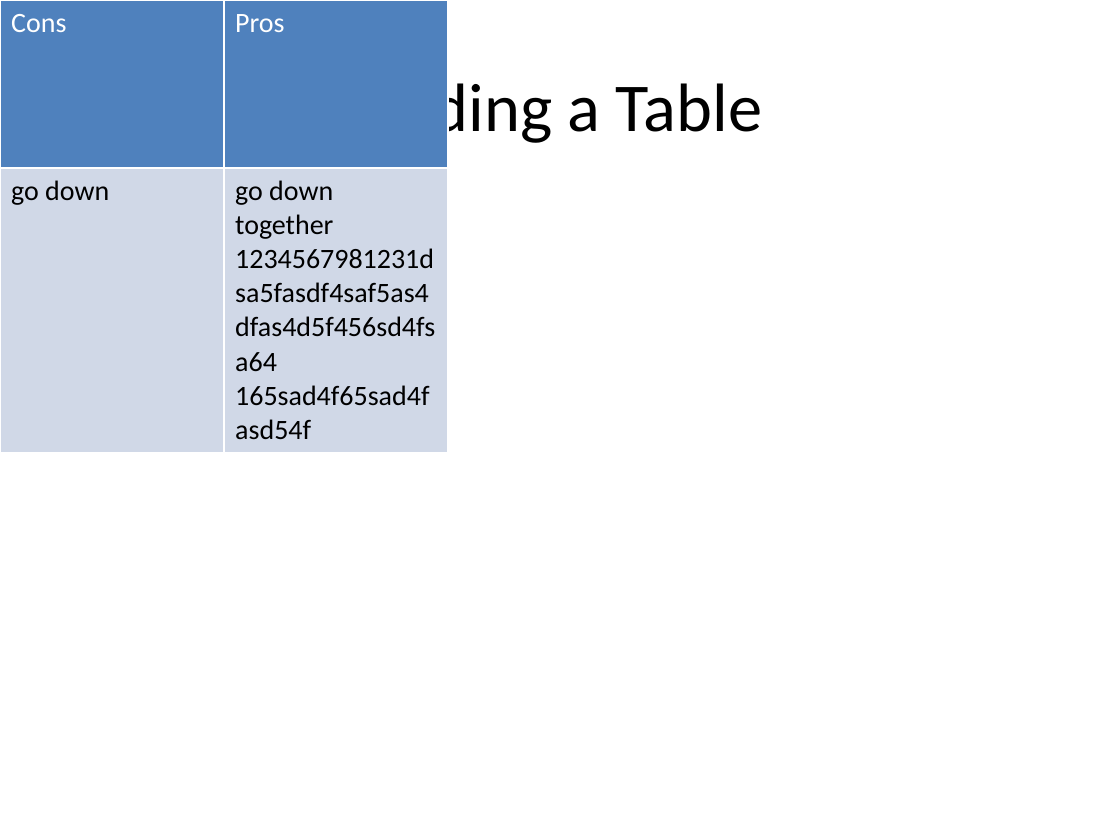
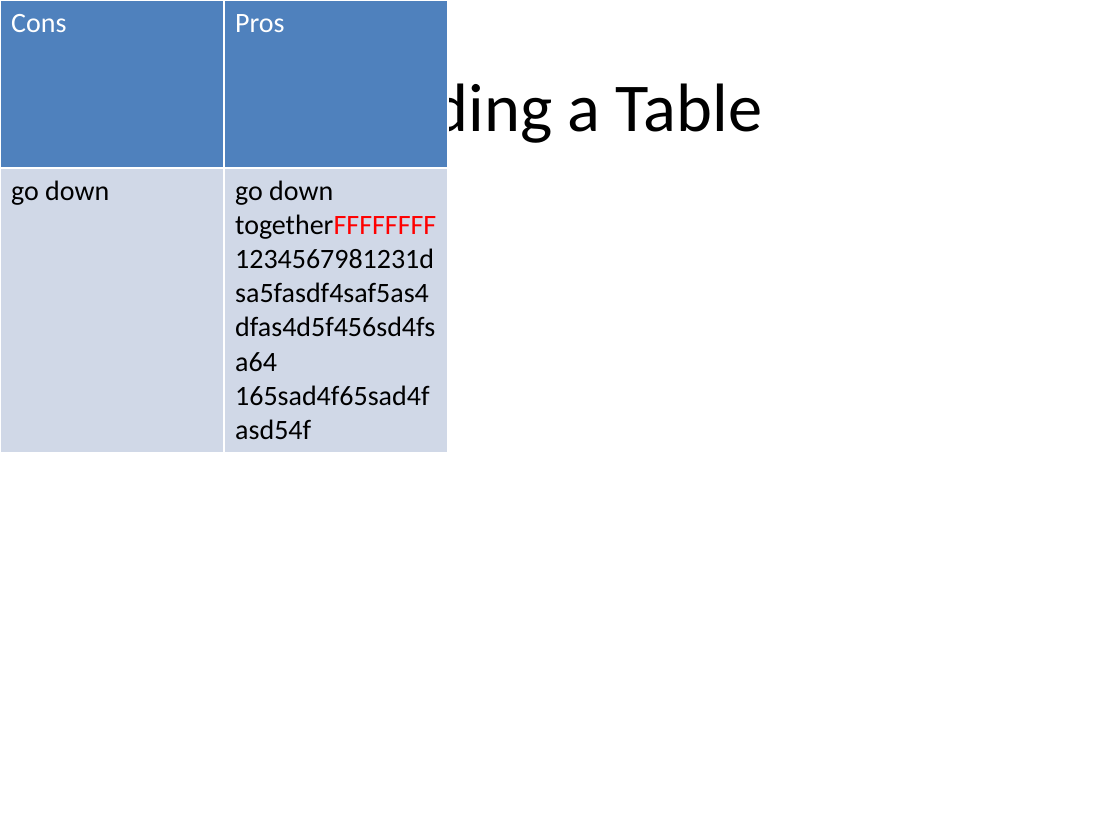
Before and after one commit to a22057916w/python_advance, a slide deck: slide 1 of pptx/result/table.pptx. Drawn at 1120x840 pixels with LibreOffice and Linux fonts; fonts in the diff are those of the drawing. Boxes give left, top, right and bottom in pixels: in the first picture for what was removed or moved away, otherwise in the second. Text is boxed around its words. In the diff, an @@ line names an element or a change of style, - is before the commit and + after.

```diff
--- a/pptx/result/table.pptx
+++ b/pptx/result/table.pptx
@@ table at (0, 0, 448, 336) @@
-row 2, column 2: go down together / 1234567981231dsa5fasdf4saf5as4dfas4d5f456sd4fsa64 / 165sad4f65sad4fasd54f
+row 2, column 2: go down togetherFFFFFFFF / 1234567981231dsa5fasdf4saf5as4dfas4d5f456sd4fsa64 / 165sad4f65sad4fasd54f
```
Also in this commit, not shown: 1 other file.
